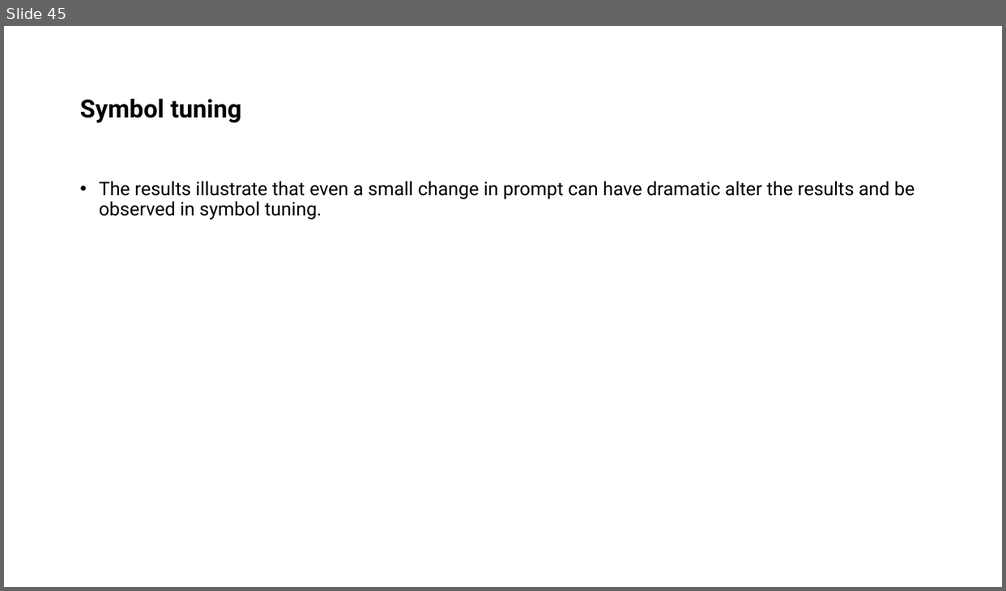
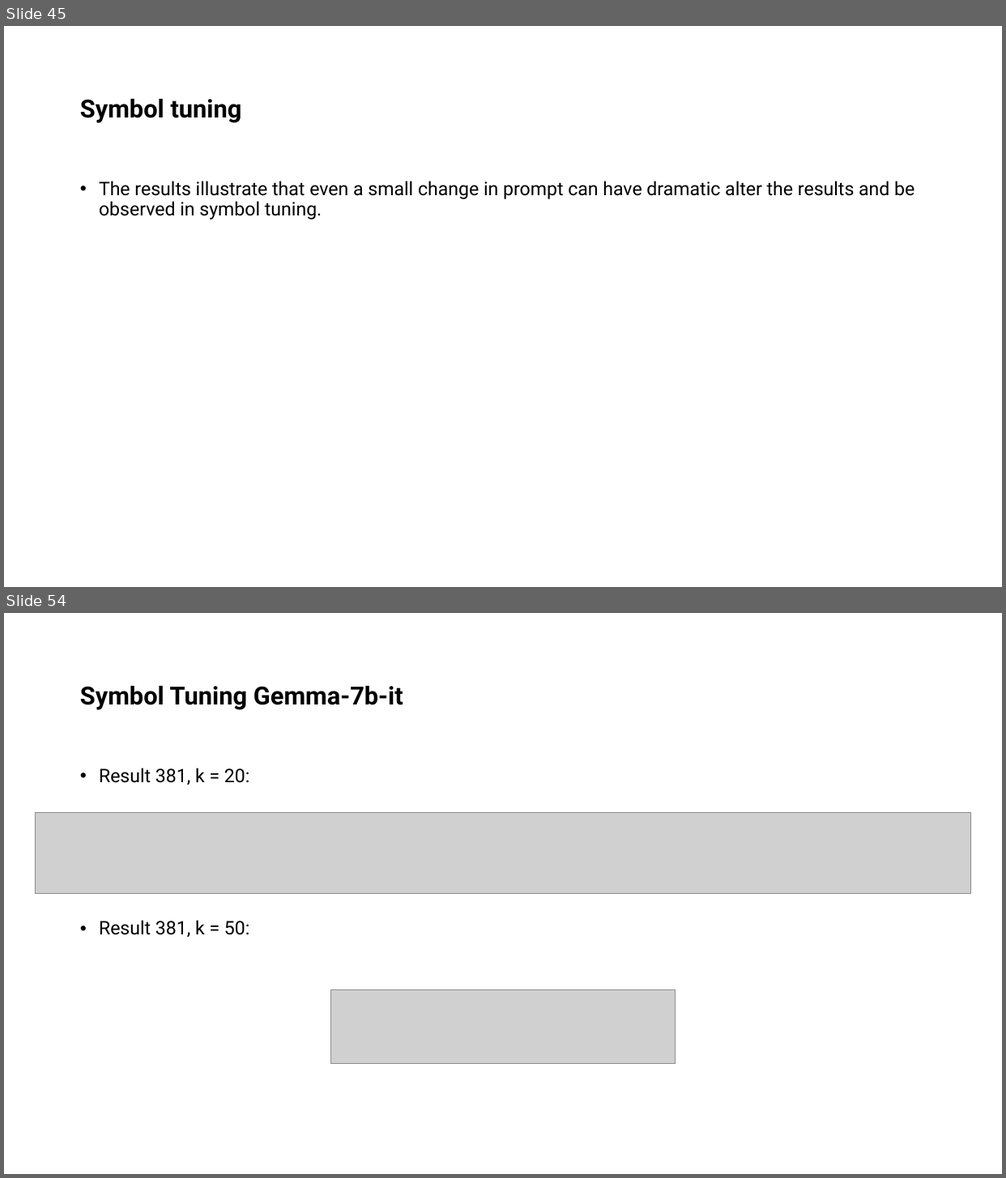
Before and after one commit to ShayanSalehi81/BachelorProject, a slide deck: Slides/Symbol Tuning.pptx. Shown one above the other, each under a label of ours: slide 45 before the commit, slides 45 and 54 after it; the slides between them are not shown. The pictures are 1006x591 and 1006x1178 pixels, drawn with LibreOffice and Linux fonts; fonts in the diff are those of the drawing; grey boxes stand for pictures. Boxes give left, top, right and bottom in pixels: in the first picture for what was removed or moved away, otherwise in the second. Text is boxed around its words. In the diff, an @@ line names an element or a change of style, - is before the commit and + after.

```diff
--- a/Slides/Symbol Tuning.pptx
+++ b/Slides/Symbol Tuning.pptx
@@ slide 54 added at [4,613,1002,1174], background #FFFFFF @@
@@ title added at [80,686,403,710], 24 pt, text #000000, bold @@
+Symbol Tuning Gemma-7b-it
@@ text added at [99,768,250,937], 18 pt, text #000000 @@
+• Result 381, k = 20:
+• Result 381, k = 50:
@@ picture added at [36,813,971,894] @@
@@ picture added at [331,990,675,1064] @@
```
Also in this commit, not shown: 1 slide changed, 14 other slides added, 1 other file.
